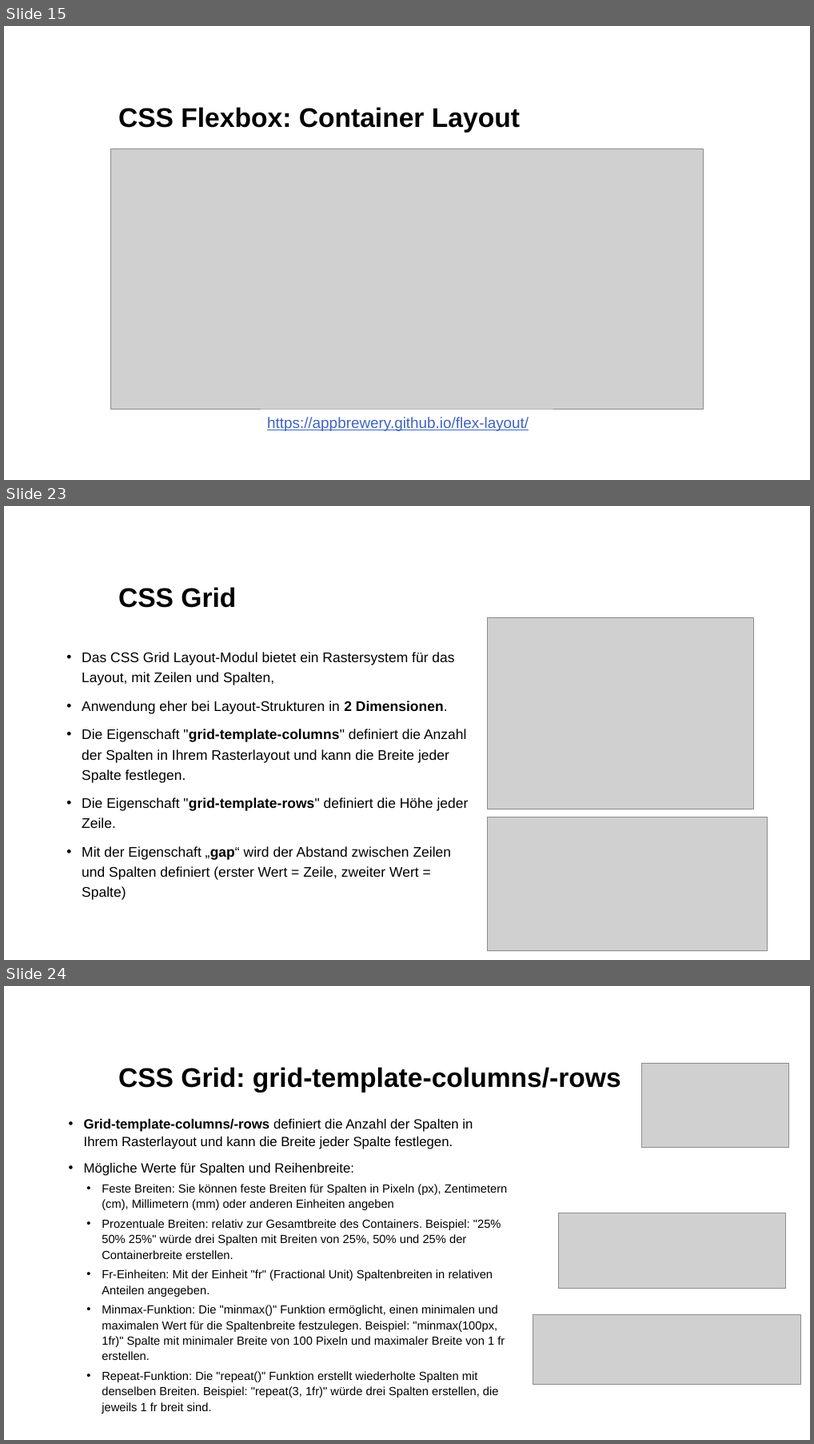
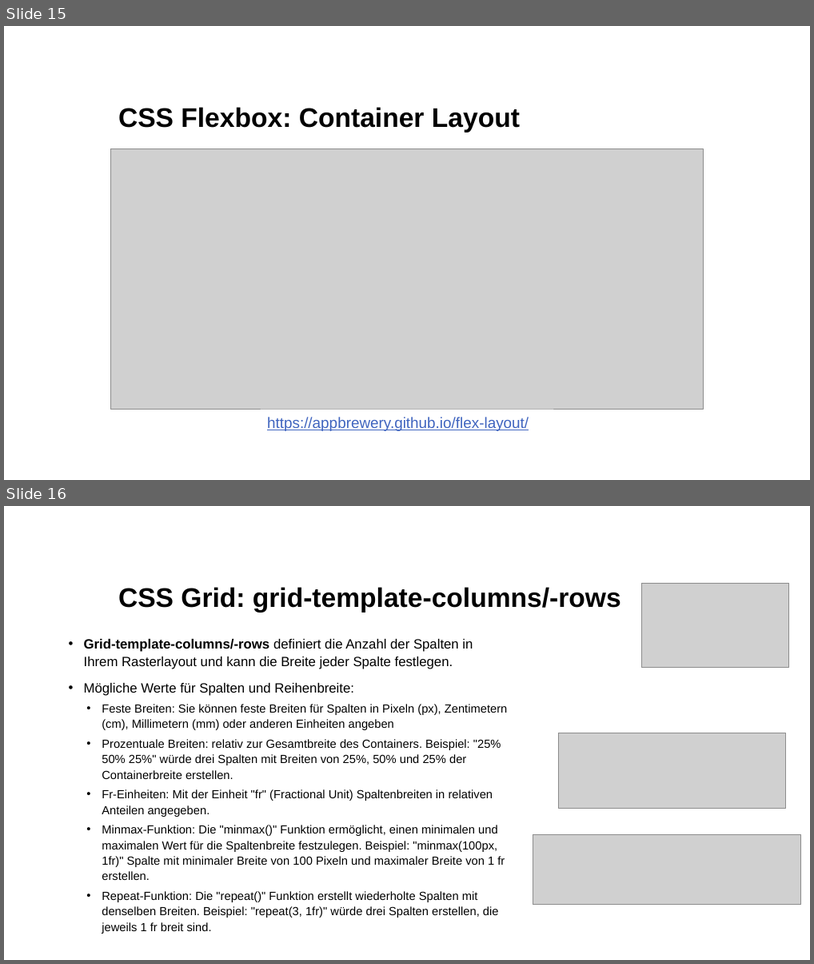
Before and after one commit to kodo89/Webentwicklung_23_24, a slide deck: 4. Flexbox&Grid/Flexbox&Grid.pptx. Shown one above the other, each under a label of ours: slides 15, 23 and 24 before the commit, slides 15 and 16 after it; the slides between them are not shown. The pictures are 814x1444 and 814x964 pixels, drawn with LibreOffice and Linux fonts; fonts in the diff are those of the drawing; grey boxes stand for pictures; background and template pictures are left out. Boxes give left, top, right and bottom in pixels: in the first picture for what was removed or moved away, otherwise in the second. Text is boxed around its words. In the diff, an @@ line names an element or a change of style, - is before the commit and + after.

```diff
--- a/4. Flexbox&Grid/Flexbox&Grid.pptx
+++ b/4. Flexbox&Grid/Flexbox&Grid.pptx
@@ slide 23 removed at [4, 506, 810, 960], background #FFFFFF @@
@@ title removed at [118, 587, 236, 608] @@
-CSS Grid
@@ picture removed at [487, 617, 754, 809] @@
@@ text removed at [82, 652, 469, 900] @@
-• Das CSS Grid Layout-Modul bietet ein Rastersystem für das Layout, mit Zeilen und Spalten,
-• Anwendung eher bei Layout-Strukturen in 2 Dimensionen.
-• Die Eigenschaft "grid-template-columns" definiert die Anzahl der Spalten in Ihrem Rasterlayout und kann die Breite jeder Spalte festlegen.
-• Die Eigenschaft "grid-template-rows" definiert die Höhe jeder Zeile.
-• Mit der Eigenschaft „gap“ wird der Abstand zwischen Zeilen und Spalten definiert (erster Wert = Zeile, zweiter Wert = Spalte)
@@ picture removed at [487, 817, 767, 951] @@
@@ what was slide 24 is now slide 16 @@
```
Also in this commit, not shown: 7 other slides removed.
